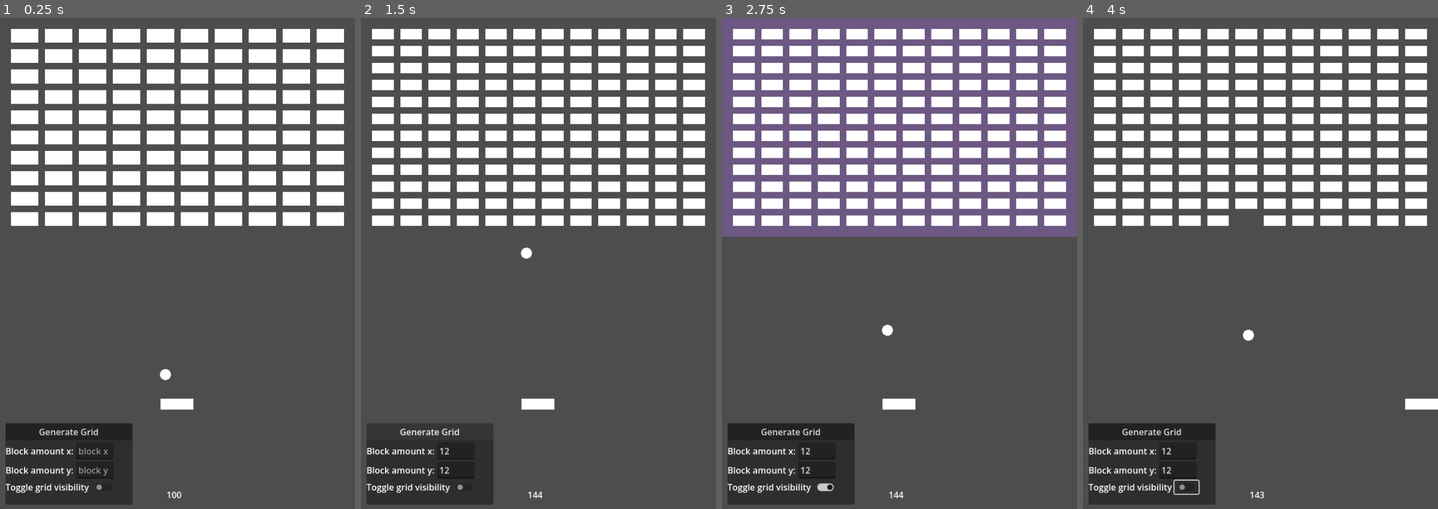
Above: before the commit, frames 1-4 (left to right).
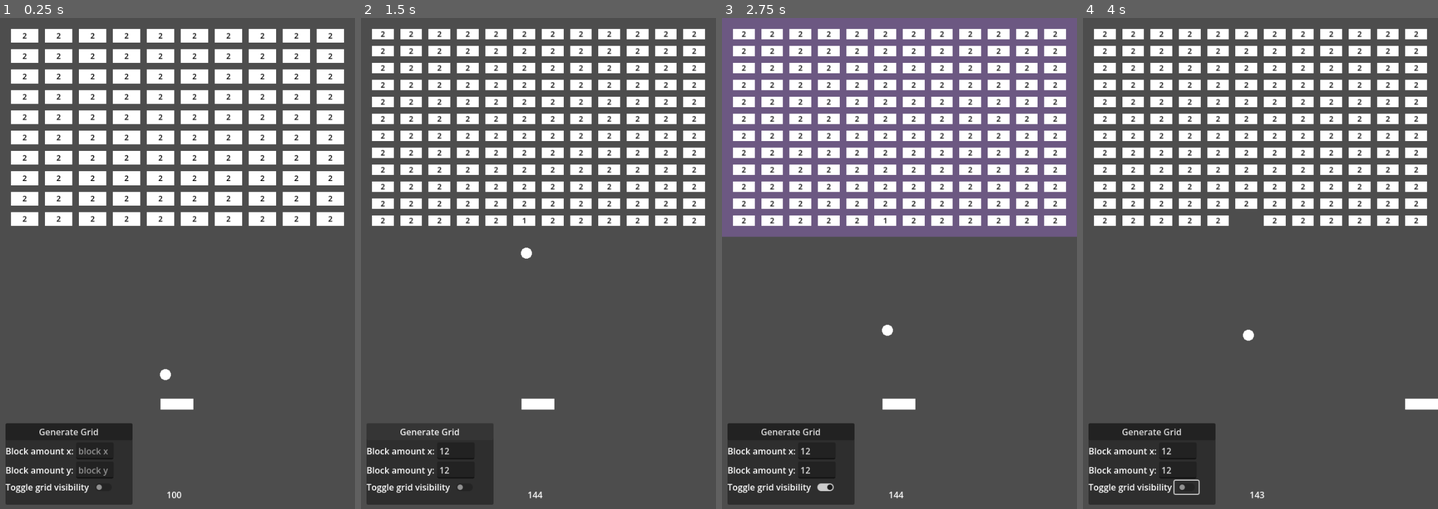
Above: after the commit, the same moments.

Repository: ProudFridge/Breakout
Game: Godot game, scene res://scenes/world/world.tscn
Two runs of this game, one before a commit and one after it. Both use one fixed random seed, a clock stepped at 60 frames per second and the inputs below.
Inputs (mouse positions are in pixels of both pictures, inside the frame that each line leads up to):
- Up to frame 1 (0.25 s): no input
- Up to frame 2 (1.5 s): click (456, 450) at 0.52 s; type "12" at 0.6 s; click (456, 469) at 0.75 s; type "12" at 0.83 s; click "Generate Grid" at 1.25 s
- Up to frame 3 (2.75 s): click (824, 489) at 2 s
- Up to frame 4 (4 s): tap Enter at 2.75 s; move the mouse to (1260, 499) at 2.77 s; hold D (move_right) 2.78-3.53 s; tap Alt at 2.85 s; click (1260, 499) at 2.92 s; move the mouse to (1189, 288) at 3.52 s; hold Down from 3.53 s (still down); tap Shift at 3.6 s

The runs differ from the first frame. In frame 1, 1.0% of the frame differs, in the area x 6-94%, y 3-42%; in frame 2, 1.6%, in the area x 5-95%, y 2-42%; in frame 3, 1.6%; in frame 4, 1.6%.

Commit message:
Add label to blocks to display their current health

Diff:
--- a/scenes/block/block.gd
+++ b/scenes/block/block.gd
@@ -3,8 +3,11 @@
 
 @export var health: float = 2
 
+@onready var label: Label = $Label
+
 func _ready() -> void:
 	BlockManager.add_block(self)
+	label.text = str(int(round(health)))
 
 # Decreases the block's health
 func take_damage(damage: float) -> void:
@@ -12,6 +15,7 @@
 	if health == 0:
 		BlockManager.remove_block(self)
 		delete()
+	label.text = str(int(round(health)))
 
 # Sets the block's size
 func set_size(newSize: Vector2) -> void:
--- a/scenes/block/block.tscn
+++ b/scenes/block/block.tscn
@@ -6,6 +6,10 @@
 size = Vector2(40, 15)
 
 [sub_resource type="QuadMesh" id="QuadMesh_c27ow"]
+
+[sub_resource type="LabelSettings" id="LabelSettings_c27ow"]
+font_size = 14
+font_color = Color(0, 0, 0, 1)
 
 [node name="Block" type="CharacterBody2D" unique_id=1082513130]
 motion_mode = 1
@@ -17,3 +21,21 @@
 [node name="MeshInstance2D" type="MeshInstance2D" parent="." unique_id=317730714]
 scale = Vector2(40, 15)
 mesh = SubResource("QuadMesh_c27ow")
+
+[node name="Label" type="Label" parent="." unique_id=732255590]
+anchors_preset = 8
+anchor_left = 0.5
+anchor_top = 0.5
+anchor_right = 0.5
+anchor_bottom = 0.5
+offset_left = -7.0
+offset_top = -5.5
+offset_right = 7.0
+offset_bottom = 5.5
+grow_horizontal = 2
+grow_vertical = 2
+size_flags_horizontal = 4
+text = "1"
+label_settings = SubResource("LabelSettings_c27ow")
+horizontal_alignment = 1
+vertical_alignment = 1
